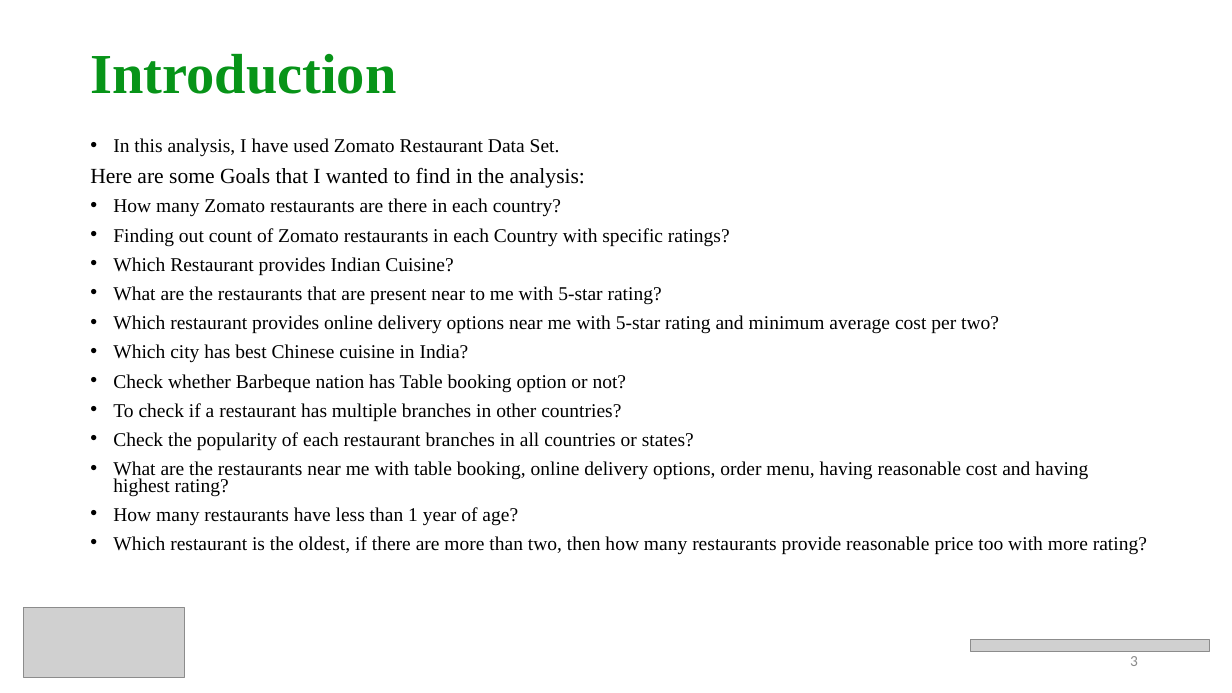
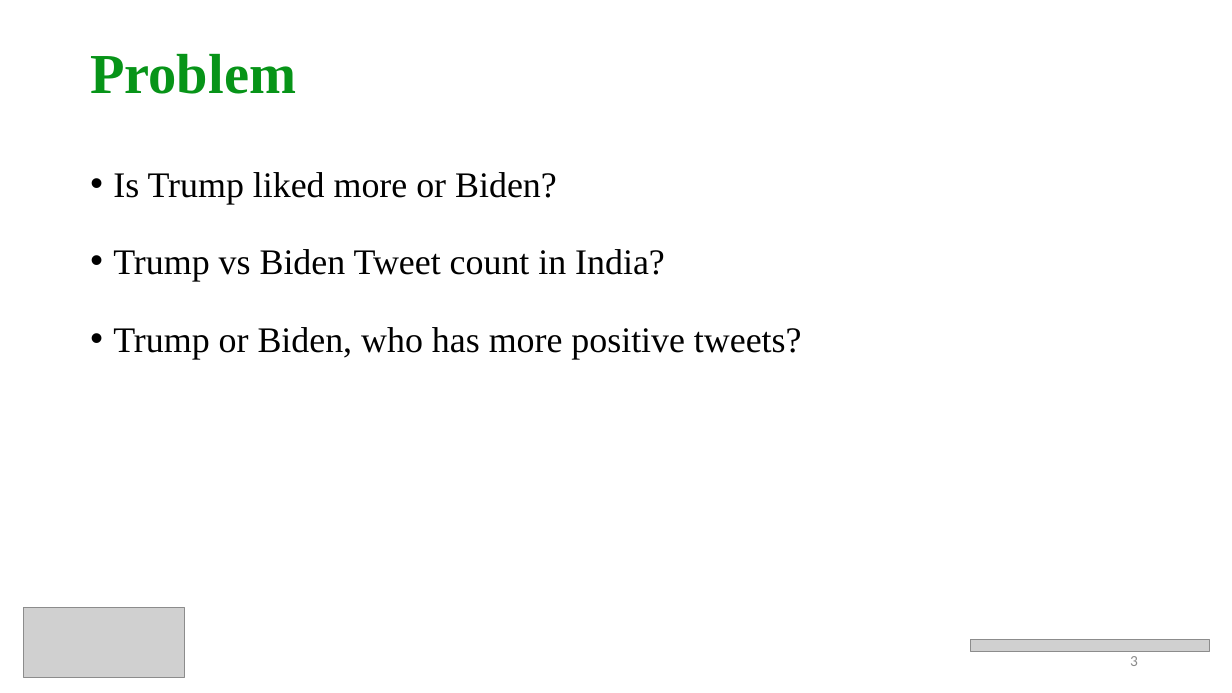
Before and after one commit to prithvikolla/Data-Visualization, a slide deck: slide 3 of Data-Visualization/Final Project/Kolla_FinalProject.pptx. Drawn at 1232x693 pixels with LibreOffice and Linux fonts; fonts in the diff are those of the drawing; grey boxes stand for pictures. Boxes give left, top, right and bottom in pixels: in the first picture for what was removed or moved away, otherwise in the second. Text is boxed around its words. In the diff, an @@ line names an element or a change of style, - is before the commit and + after.

```diff
--- a/Data-Visualization/Final Project/Kolla_FinalProject.pptx
+++ b/Data-Visualization/Final Project/Kolla_FinalProject.pptx
@@ title at bbox=[90, 53, 296, 94]: text changed @@
-Introduction
+Problem
@@ text at bbox=[113, 172, 802, 359]: text changed; size 15.2 to 28 pt @@
-• In this analysis, I have used Zomato Restaurant Data Set.
-Here are some Goals that I wanted to find in the analysis:
-• How many Zomato restaurants are there in each country?
-• Finding out count of Zomato restaurants in each Country with specific ratings?
-• Which Restaurant provides Indian Cuisine?
-• What are the restaurants that are present near to me with 5-star rating?
-• Which restaurant provides online delivery options near me with 5-star rating and minimum average cost per two?
-• Which city has best Chinese cuisine in India?
-• Check whether Barbeque nation has Table booking option or not?
-• To check if a restaurant has multiple branches in other countries?
-• Check the popularity of each restaurant branches in all countries or states?
-• What are the restaurants near me with table booking, online delivery options, order menu, having reasonable cost and having highest rating?
-• How many restaurants have less than 1 year of age?
-• Which restaurant is the oldest, if there are more than two, then how many restaurants provide reasonable price too with more rating?
+• Is Trump liked more or Biden?
+• Trump vs Biden Tweet count in India?
+• Trump or Biden, who has more positive tweets?
```
Also in this commit, not shown: 8 other slides changed, 1 slide added, 1 slide removed, 5 other files.
